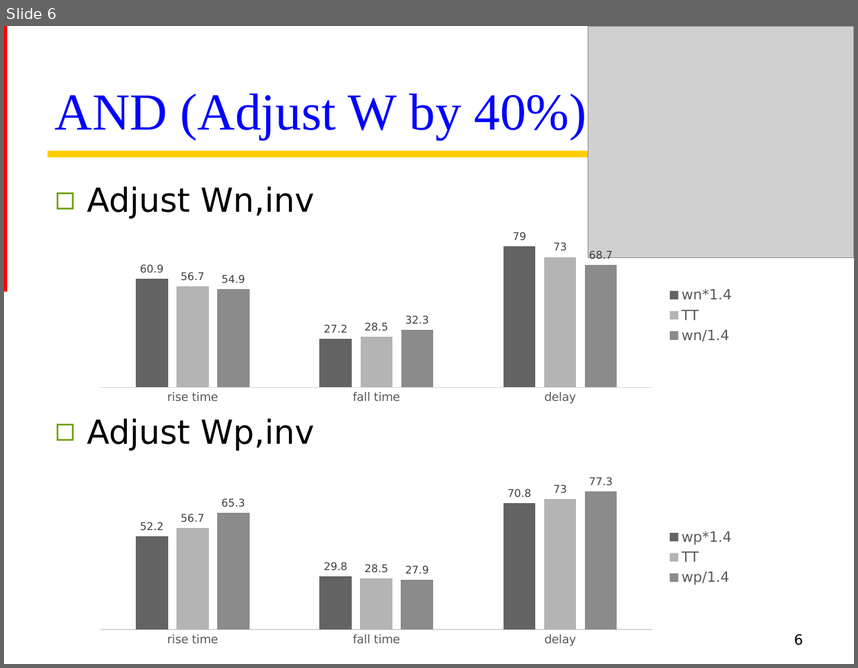
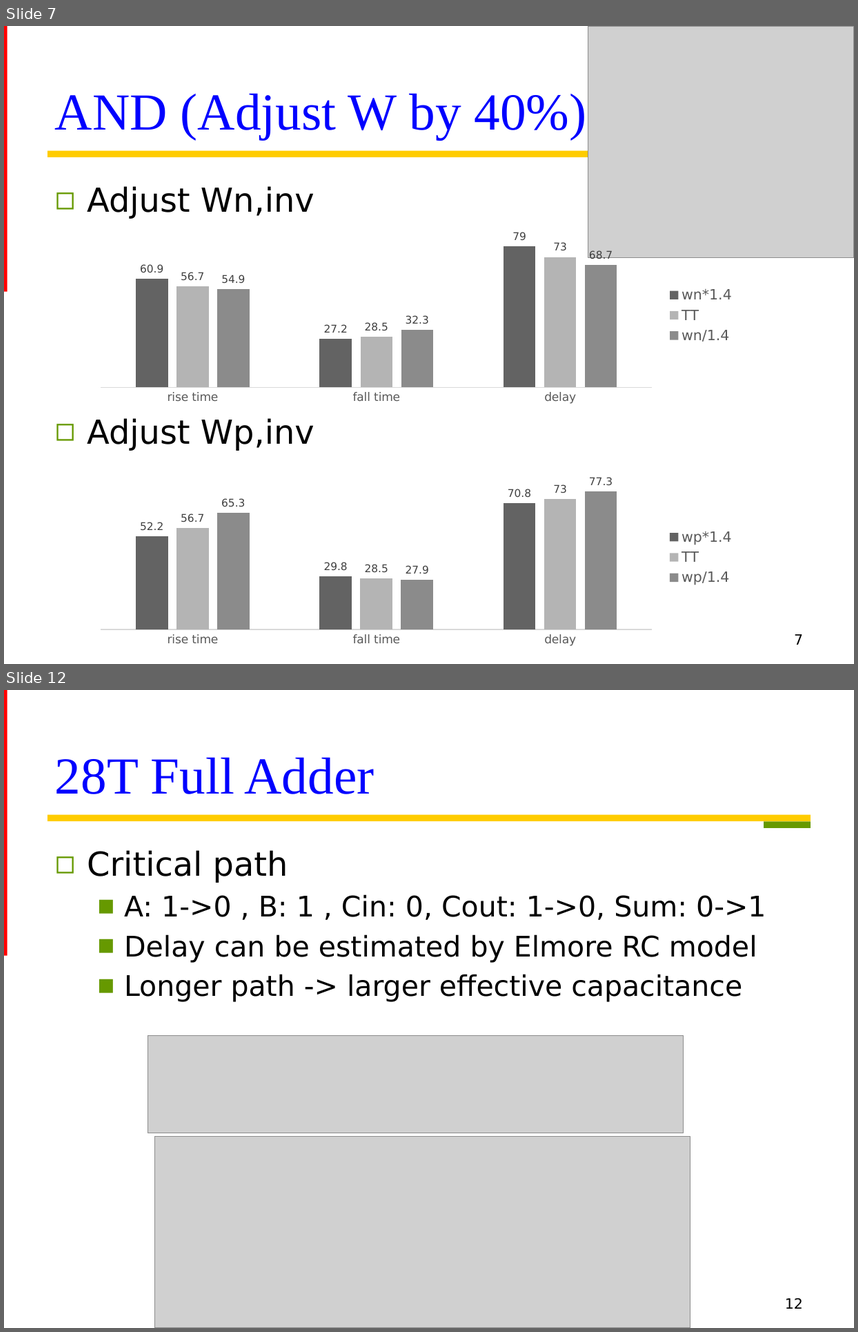
Before and after one commit to Oniontow/TTLiu_Project, a slide deck: andfa/FAND.pptx. Shown one above the other, each under a label of ours: slide 6 before the commit, slides 7 and 12 after it; the slides between them are not shown. The pictures are 858x668 and 858x1332 pixels, drawn with LibreOffice and Linux fonts; fonts in the diff are those of the drawing; grey boxes stand for pictures. Boxes give left, top, right and bottom in pixels: in the first picture for what was removed or moved away, otherwise in the second. Text is boxed around its words. In the diff, an @@ line names an element or a change of style, - is before the commit and + after.

```diff
--- a/andfa/FAND.pptx
+++ b/andfa/FAND.pptx
@@ slide 12 added at bbox=[4, 690, 854, 1328], background #FFFFFF; not listed: 2 template elements that a slide beside it also shows @@
@@ title added at bbox=[55, 757, 375, 794], 44 pt, text #0000FF @@
+28T Full Adder
@@ rectangle added at bbox=[764, 822, 811, 829], fill #669900 @@
@@ text added at bbox=[87, 850, 766, 1002], 24 pt, text #000000 @@
+◻ Critical path
+  ■ A: 1->0 , B: 1 , Cin: 0, Cout: 1->0, Sum: 0->1
+  ■ Delay can be estimated by Elmore RC model
+  ■ Longer path -> larger effective capacitance
@@ picture added at bbox=[148, 1035, 683, 1132] @@
@@ picture added at bbox=[154, 1136, 690, 1328] @@
@@ page number added at bbox=[785, 1297, 803, 1308], 12 pt, text #000000 @@
+12
@@ what was slide 6 is now slide 7 @@
@@ page number at bbox=[794, 634, 803, 644]: text changed @@
-6
+7
```
Also in this commit, not shown: 6 slides changed, 2 other slides added, 2 other files.
